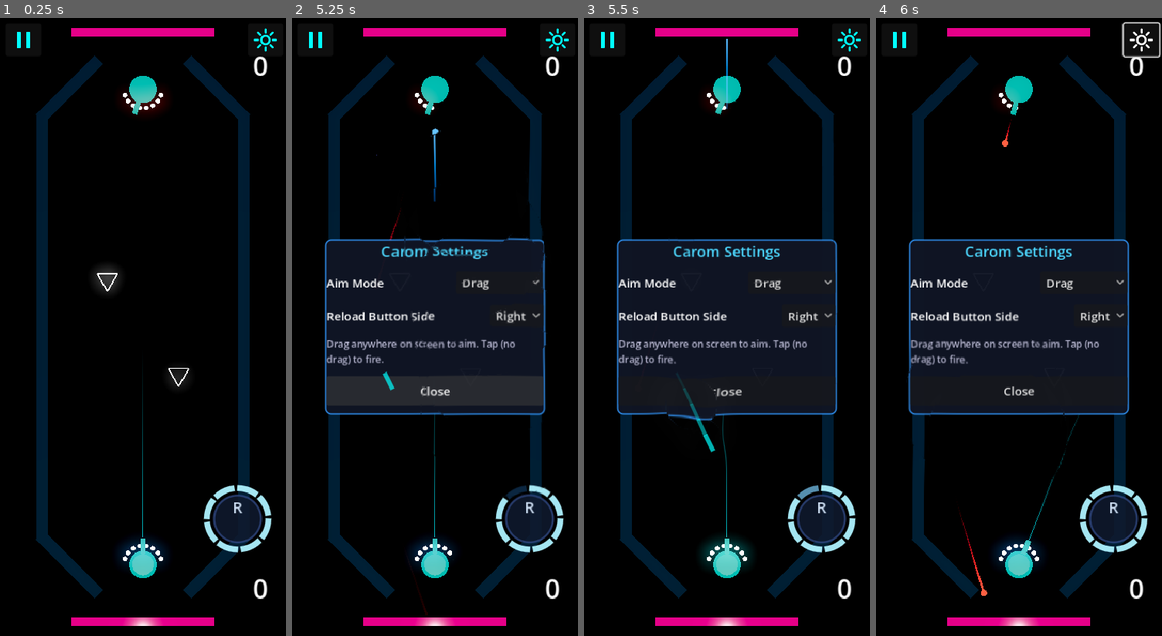
Above: before the commit, frames 1-4 (left to right).
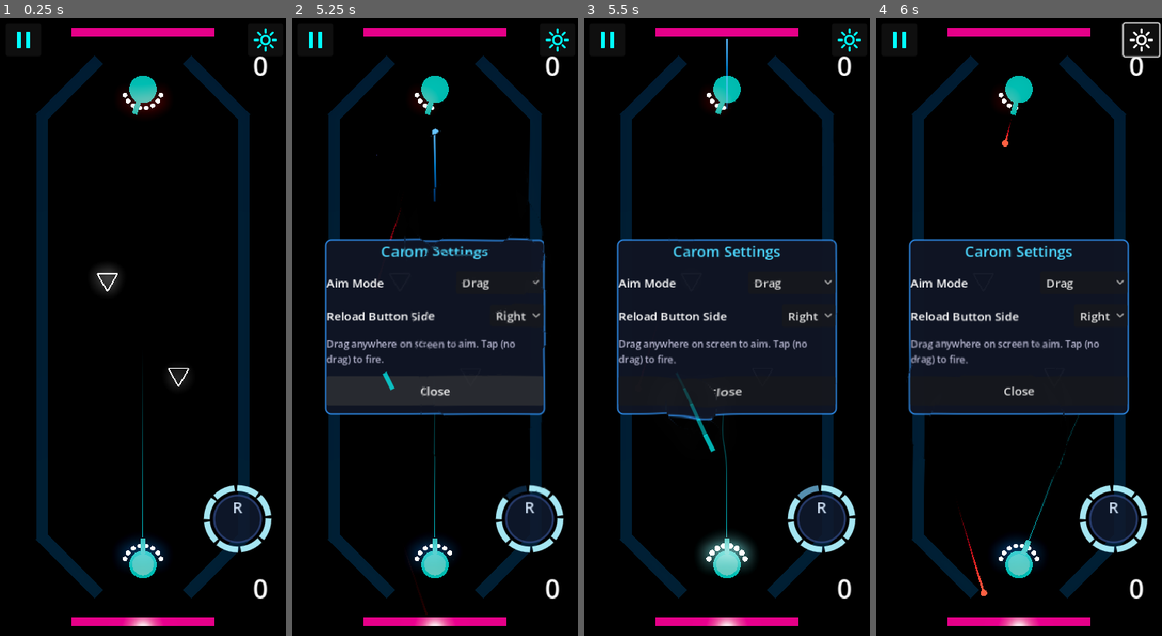
Above: after the commit, the same moments.

Repository: mchambers-mojang/sweet-vinegar-games
Game: Godot game, scene res://carom/scenes/carom_arena.tscn
Two runs of this game, one before a commit and one after it. Both use one fixed random seed, a clock stepped at 60 frames per second and the inputs below. This scene is started directly instead of the project's main scene.
Inputs (mouse positions are in pixels of both pictures, inside the frame that each line leads up to):
- Up to frame 1 (0.25 s): no input
- Up to frame 2 (5.25 s): click (314, 42) at 0.5 s; click "Resume" at 1.25 s; click (557, 42) at 2 s; click "Drag" at 2.75 s; click "Right" at 3.5 s; tap Enter (ui_accept) at 4.25 s; drag from (529, 518) to (463, 191) at 4.27 s; drag from (377, 357) to (420, 450) at 5.02 s
- Up to frame 3 (5.5 s): no input
- Up to frame 4 (6 s): move the mouse to (1047, 191) at 5.77 s; hold Right (ui_right) from 5.78 s (still down); tap Ctrl at 5.85 s

Frames 1-2 are identical in both runs. In frame 3, 0.5% of the frame differs, in the area x 41-58%, y 82-90%; in frame 4, nothing differs.

Commit message:
tweak(carom): boost match-win and reload pulse intensity
Match-win: slower time (0.15x vs 0.3x), longer hold (1.5s vs 1.0s),
deeper zoom (65% vs 80%), stronger shake (0.9 vs 0.7), more camera shift.

Reload pulse: brighter flash (20x vs 12x emission), bigger bounce
(1.6x vs 1.3x scale), slightly longer duration for visibility.

Co-authored-by: Copilot <223556219+Copilot@users.noreply.github.com>

Diff:
--- a/carom/scripts/carom_match_controller.gd
+++ b/carom/scripts/carom_match_controller.gd
@@ -15,9 +15,9 @@
 
 var _effects: CaromEffectsController = null
 
-const MATCH_WIN_SLOWMO_SCALE: float = 0.3
-const MATCH_WIN_SLOWMO_REAL_SECONDS: float = 1.0
-const MATCH_WIN_RECOVER_REAL_SECONDS: float = 0.3
+const MATCH_WIN_SLOWMO_SCALE: float = 0.15
+const MATCH_WIN_SLOWMO_REAL_SECONDS: float = 1.5
+const MATCH_WIN_RECOVER_REAL_SECONDS: float = 0.5
 const MATCH_WIN_TWEEN_SPEED_MULTIPLIER: float = 1.0 / MATCH_WIN_SLOWMO_SCALE
 
 
--- a/carom/scripts/carom_turret.gd
+++ b/carom/scripts/carom_turret.gd
@@ -333,9 +333,9 @@
 		var mat := indicator.material_override as StandardMaterial3D
 		if mat == null:
 			continue
-		# Emission spike: 4.0 -> 12.0 over 0.05 s, then ease back to 4.0 over 0.3 s
-		_pulse_tween.tween_property(mat, "emission_energy_multiplier", 12.0, 0.05)
-		_pulse_tween.tween_property(mat, "emission_energy_multiplier", 4.0, 0.3).set_delay(0.05)
-		# Scale bounce: 1.0 -> 1.3 -> 1.0 over 0.2 s
-		_pulse_tween.tween_property(indicator, "scale", Vector3(1.3, 1.3, 1.3), 0.08)
-		_pulse_tween.tween_property(indicator, "scale", Vector3.ONE, 0.12).set_delay(0.08)
+		# Emission spike: 4.0 -> 20.0 over 0.05s, then ease back to 4.0 over 0.4s
+		_pulse_tween.tween_property(mat, "emission_energy_multiplier", 20.0, 0.05)
+		_pulse_tween.tween_property(mat, "emission_energy_multiplier", 4.0, 0.4).set_delay(0.05)
+		# Scale bounce: 1.0 -> 1.6 -> 1.0 over 0.3s
+		_pulse_tween.tween_property(indicator, "scale", Vector3(1.6, 1.6, 1.6), 0.1)
+		_pulse_tween.tween_property(indicator, "scale", Vector3.ONE, 0.2).set_delay(0.1)
--- a/carom/scripts/effects/carom_effects_controller.gd
+++ b/carom/scripts/effects/carom_effects_controller.gd
@@ -16,11 +16,11 @@
 const GOAL_FRAGMENT_LINEAR_DAMP: float = 2.4
 const GOAL_FLARE_EMISSION_ENERGY: float = 5.0
 const GOAL_CELEBRATION_LIFETIME: float = 1.2
-const MATCH_WIN_ZOOM_RATIO: float = 0.8
-const MATCH_WIN_CAMERA_SHIFT_RATIO: float = 0.2
-const MATCH_WIN_ZOOM_IN_SECONDS: float = 0.3
-const MATCH_WIN_ZOOM_OUT_SECONDS: float = 0.5
-const MATCH_WIN_SHAKE_INTENSITY: float = 0.7
+const MATCH_WIN_ZOOM_RATIO: float = 0.65
+const MATCH_WIN_CAMERA_SHIFT_RATIO: float = 0.35
+const MATCH_WIN_ZOOM_IN_SECONDS: float = 0.4
+const MATCH_WIN_ZOOM_OUT_SECONDS: float = 0.6
+const MATCH_WIN_SHAKE_INTENSITY: float = 0.9
 const GOAL_SHAKE_INTENSITY: float = 0.4
 const GOAL_ZOOM_RATIO: float = 0.9
 const GOAL_ZOOM_IN_SECONDS: float = 0.15
